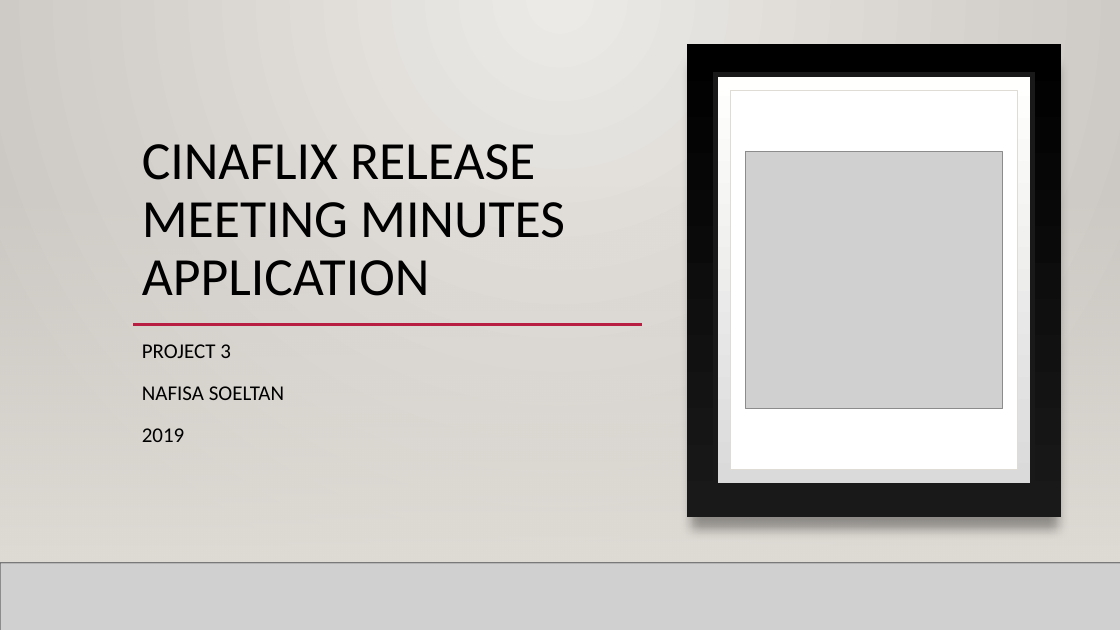
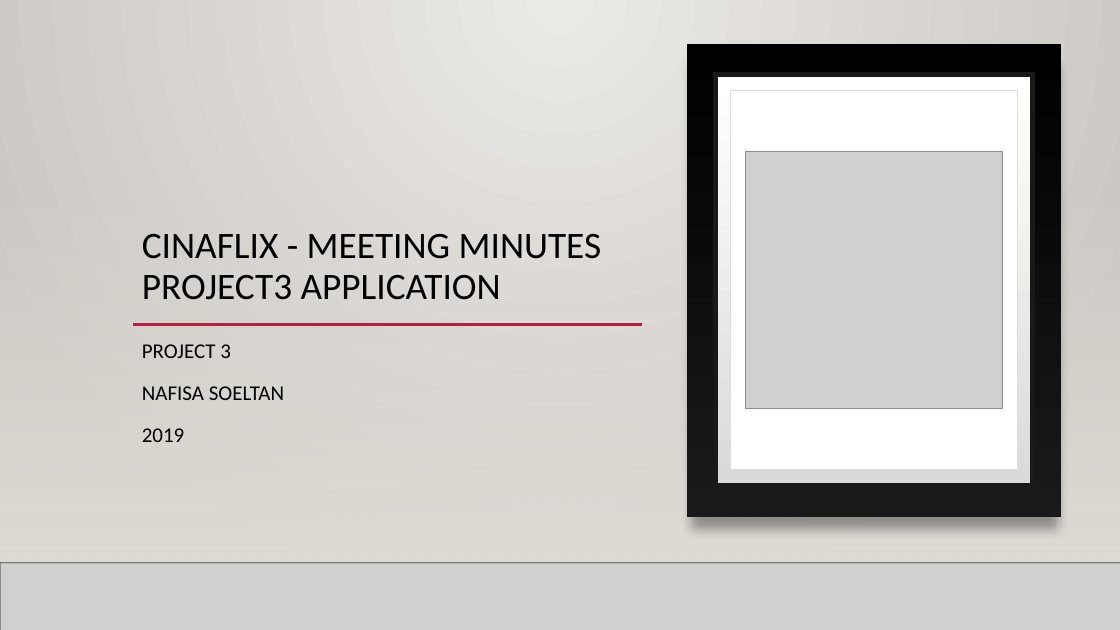
Before and after one commit to nsoeltan/CinaFlix_Meeting_Minutes_App_Project3, a slide deck: slide 1 of design/CinaFlix_Meeting_Minutes_Application_Project3_Presentation_Nafisa_Soeltan.pptx. Drawn at 1120x630 pixels with LibreOffice and Linux fonts; fonts in the diff are those of the drawing; grey boxes stand for pictures; background and template pictures are left out. Boxes give left, top, right and bottom in pixels: in the first picture for what was removed or moved away, otherwise in the second. Text is boxed around its words. In the diff, an @@ line names an element or a change of style, - is before the commit and + after.

```diff
--- a/design/CinaFlix_Meeting_Minutes_Application_Project3_Presentation_Nafisa_Soeltan.pptx
+++ b/design/CinaFlix_Meeting_Minutes_Application_Project3_Presentation_Nafisa_Soeltan.pptx
@@ title at <box>142,233,602,300</box>: text changed; size 46 to 32 pt @@
-CINAFLIX RELEASE MEETING MINUTES APPLICATION
+CINAFLIX - MEETING MINUTES PROJECT3 APPLICATION
```
Also in this commit, not shown: 5 other slides changed, 3 other files.
